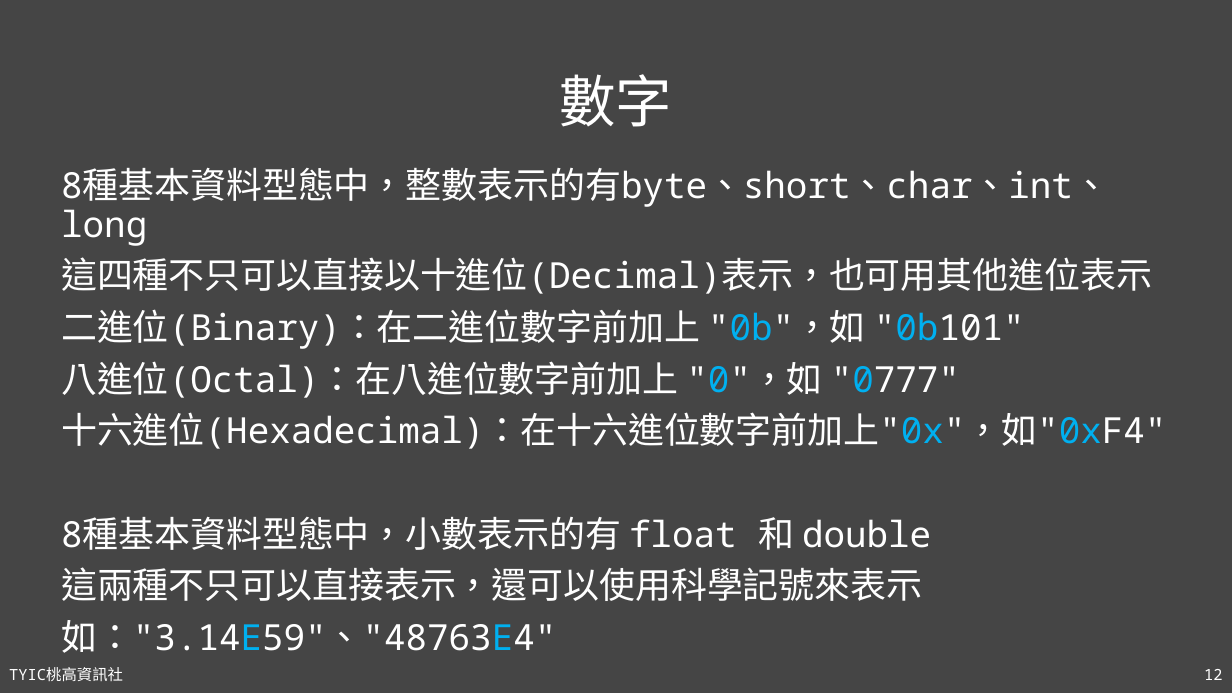
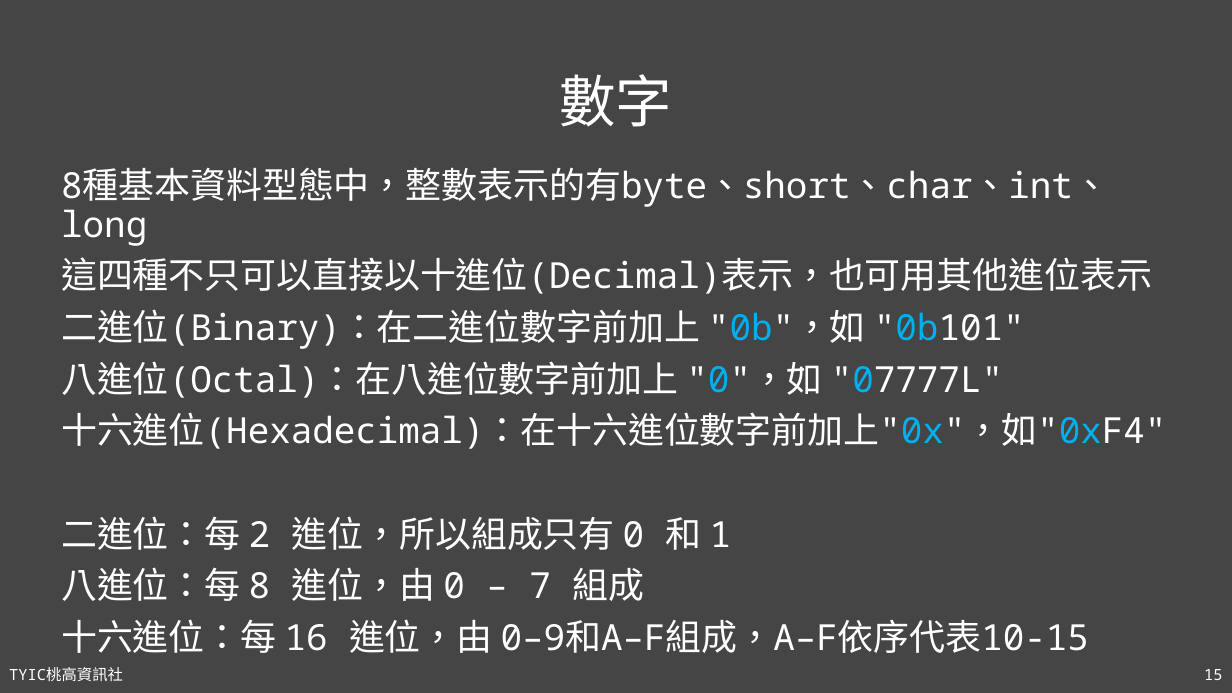
Before and after one commit to TYSHIC/slides, a slide deck: slide 15 of powerpoint/04_初探Java.pptx (slide 12 before the commit). Drawn at 1232x693 pixels with LibreOffice and Linux fonts; fonts in the diff are those of the drawing. Boxes give left, top, right and bottom in pixels: in the first picture for what was removed or moved away, otherwise in the second. Text is boxed around its words. In the diff, an @@ line names an element or a change of style, - is before the commit and + after.

```diff
--- a/powerpoint/04_初探Java.pptx
+++ b/powerpoint/04_初探Java.pptx
@@ text at (61,361,1003,398): text changed @@
-八進位(Octal)：在八進位數字前加上 "0"，如 "0777"
+八進位(Octal)：在八進位數字前加上 "0"，如 "07777L"
@@ text at (61,516,1089,653): text changed @@
-8種基本資料型態中，小數表示的有 float 和 double
-這兩種不只可以直接表示，還可以使用科學記號來表示
-如："3.14E59"、"48763E4"
+二進位：每 2 進位，所以組成只有 0 和 1
+八進位：每 8 進位，由 0 – 7 組成
+十六進位：每 16 進位，由 0–9和A–F組成，A–F依序代表10-15
@@ page number at (1204,669,1222,680): text changed @@
-12
+15
```
Also in this commit, not shown: 11 other slides changed, 5 slides added, 1 slide removed, 4 other files.
